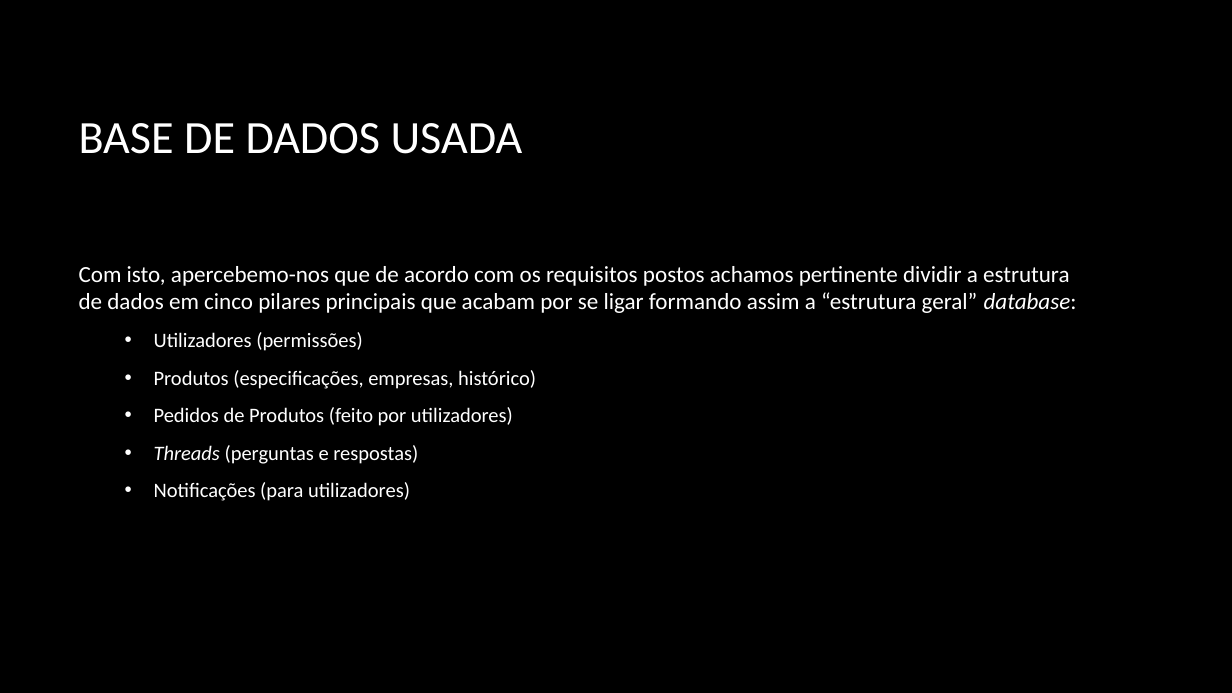
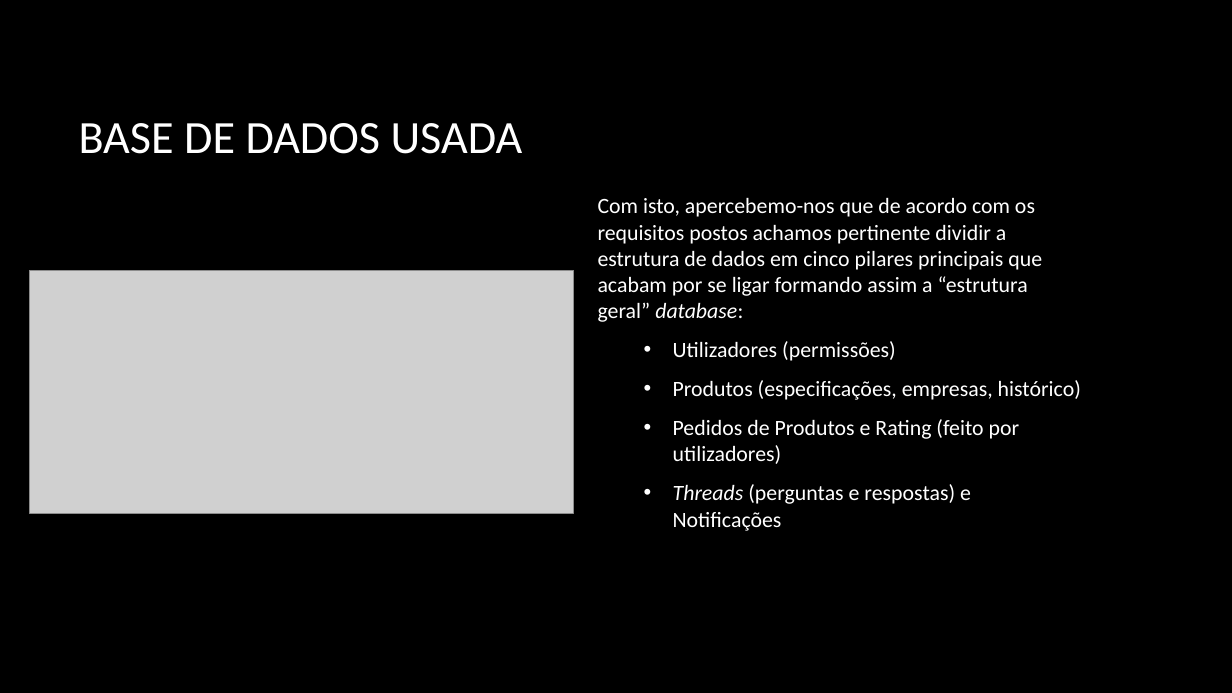
Before and after one commit to PolpEdu/Trabalho-Pr-ticpo, a slide deck: slide 4 of Trabalho prático.pptx. Drawn at 1232x693 pixels with LibreOffice and Linux fonts; fonts in the diff are those of the drawing; grey boxes stand for pictures; background and template pictures are left out. Boxes give left, top, right and bottom in pixels: in the first picture for what was removed or moved away, otherwise in the second. Text is boxed around its words. In the diff, an @@ line names an element or a change of style, - is before the commit and + after.

```diff
--- a/Trabalho prático.pptx
+++ b/Trabalho prático.pptx
@@ text "Com isto, apercebemo-nos que de ...": place and size @@
-text "Com isto, apercebemo-nos que de ..." at <box>79,266,1077,501</box>
+text "Com isto, apercebemo-nos que de ..." at <box>598,198,1081,531</box>
@@ text at <box>598,198,1081,400</box>: size 18 to 17 pt in "Com isto, apercebemo-nos que de acordo com ..."; size 16 to 17 pt in "Utilizadores (permissões)", "Produtos (especificações, empresas, histórico)" @@
@@ picture added at <box>30,271,575,513</box> @@
@@ text at <box>673,419,1020,531</box>: text changed; size 16 to 17 pt @@
-  • Pedidos de Produtos (feito por utilizadores)
-  • Threads (perguntas e respostas)
-  • Notificações (para utilizadores)
+  • Pedidos de Produtos e Rating (feito por utilizadores)
+  • Threads (perguntas e respostas) e Notificações
```
Also in this commit, not shown: 5 other slides changed, 2 slides removed, 3 other files.
